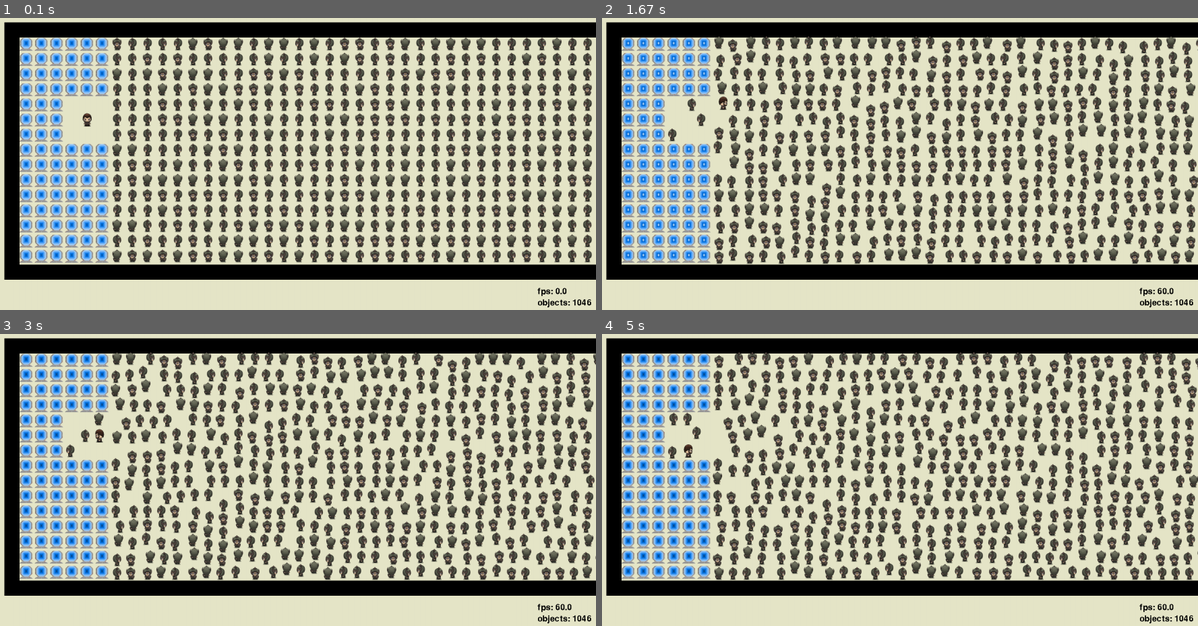
Above: before the commit, frames 1-4 (two rows, left to right).
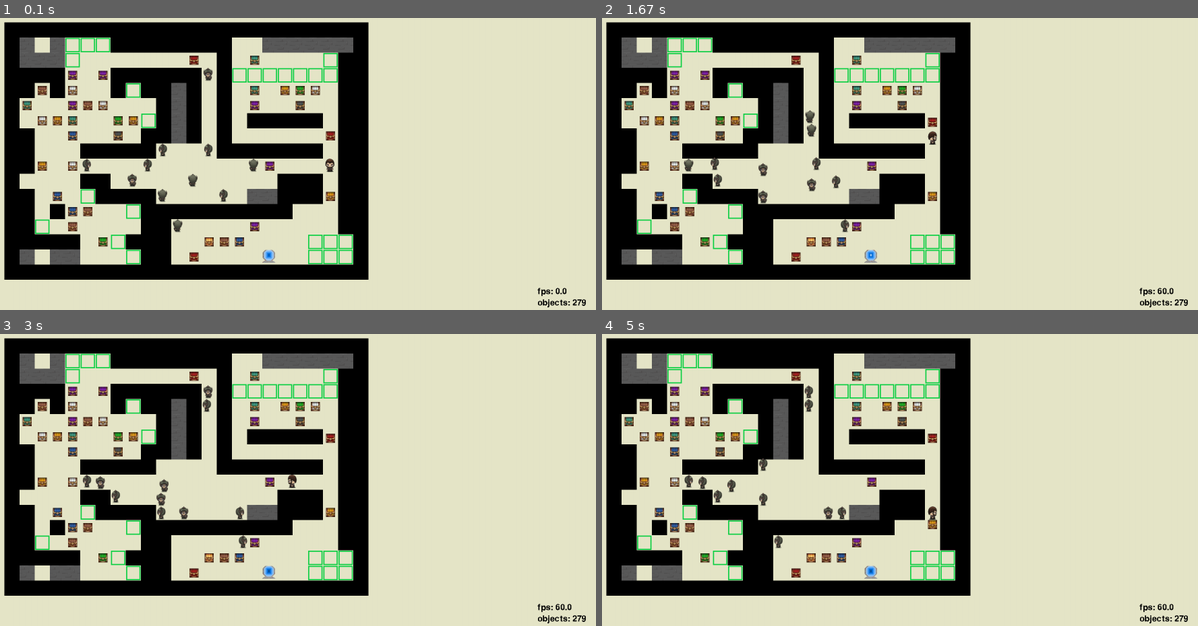
Above: after the commit, the same moments.

Repository: OnlyAoiKunie/sokoban-pygame
Game: pygame game, started from main.py
Two runs of this game, one before a commit and one after it. Both use one fixed random seed, a clock stepped at 60 frames per second and the inputs below.
Inputs:
- Up to frame 1 (0.1 s): no input
- Up to frame 2 (1.67 s): hold Right 0.33-0.8 s; hold Up 0.83-1.13 s; hold Right 1.17-1.63 s
- Up to frame 3 (3 s): hold Left 1.67-2.2 s; hold Down 2.23-2.53 s; hold Left 2.57-2.97 s
- Up to frame 4 (5 s): hold Up 3-3.37 s; hold Right 3.4-4.03 s; hold Down 4.07-4.43 s; hold Left 4.47-4.93 s; hold Right from 4.97 s (still down)

The runs differ from the first frame. In frame 1, 47% of the frame differs, in the area x 3-100%, y 1-99%; in frame 2, 48%; in frame 3, 48%; in frame 4, 48%.

Commit message:
change map

Diff:
--- a/main.py
+++ b/main.py
@@ -174,5 +174,5 @@
 
 if __name__ == "__main__":
     # debugging now, mask_enabled should be True
-    game = Game(level=0, mask_enabled=False)
+    game = Game(level=9, mask_enabled=False)
     game.run_game()
